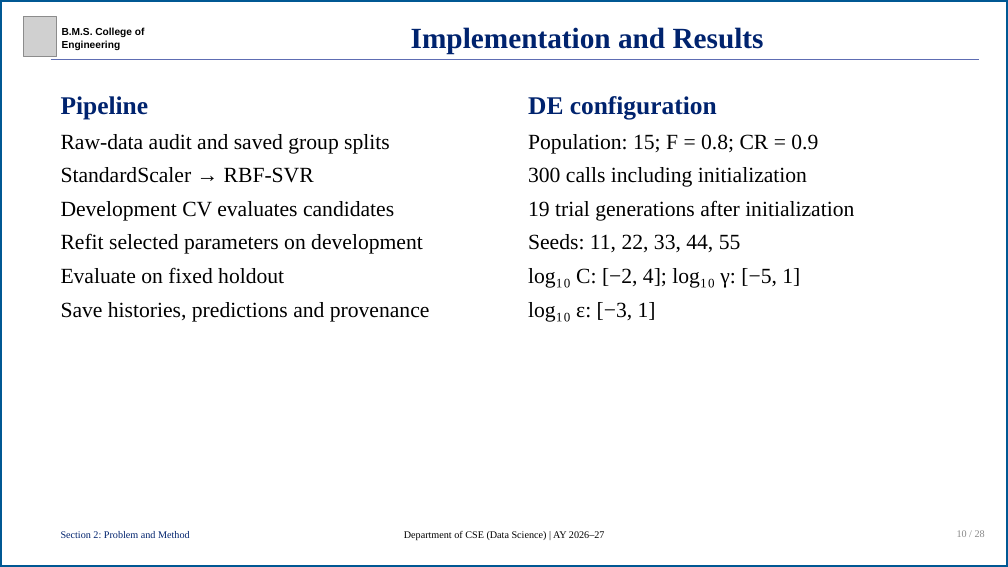
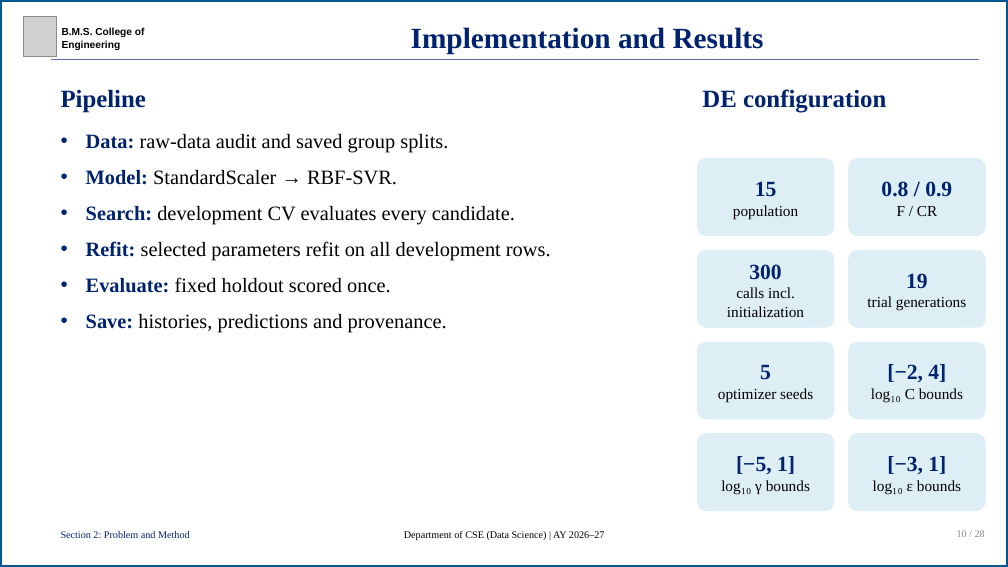
Before and after one commit to R-V-Abhishek/concrete-strength-de-svr, a slide deck: slide 10 of presentation/concrete-strength-de-svr-presentation.pptx. Drawn at 1008x567 pixels with LibreOffice and Linux fonts; fonts in the diff are those of the drawing; grey boxes stand for pictures. Boxes give left, top, right and bottom in pixels: in the first picture for what was removed or moved away, otherwise in the second. Text is boxed around its words. In the diff, an @@ line names an element or a change of style, - is before the commit and + after.

```diff
--- a/presentation/concrete-strength-de-svr-presentation.pptx
+++ b/presentation/concrete-strength-de-svr-presentation.pptx
@@ text added at bbox=[61, 89, 146, 112], 39 pt, text #00236E, bold @@
+Pipeline
@@ text "DE configuration": place and size @@
-text "DE configuration" at bbox=[528, 96, 854, 322]
+text "DE configuration" at bbox=[702, 89, 886, 112]
@@ text "DE configuration" at bbox=[702, 89, 886, 112]: size 40 to 39 pt @@
@@ text at bbox=[86, 134, 551, 333]: text changed; size 34 to 32 pt @@
-Pipeline
-Raw-data audit and saved group splits
-StandardScaler → RBF-SVR
-Development CV evaluates candidates
-Refit selected parameters on development
-Evaluate on fixed holdout
-Save histories, predictions and provenance
+• Data: raw-data audit and saved group splits.
+• Model: StandardScaler → RBF-SVR.
+• Search: development CV evaluates every candidate.
+• Refit: selected parameters refit on all development rows.
+• Evaluate: fixed holdout scored once.
+• Save: histories, predictions and provenance.
@@ text at bbox=[528, 134, 854, 322]: paragraphs removed @@
-Population: 15; F = 0.8; CR = 0.9
-300 calls including initialization
-19 trial generations after initialization
-Seeds: 11, 22, 33, 44, 55
-log₁₀ C: [−2, 4]; log₁₀ γ: [−5, 1]
-log₁₀ ε: [−3, 1]
@@ rounded rectangle added at bbox=[697, 158, 834, 236], fill #DDEEF5, 24 pt, text #000000 @@
+15
+population
@@ rounded rectangle added at bbox=[848, 158, 986, 236], fill #DDEEF5, 34 pt, text #00236E, bold @@
+0.8 / 0.9
+F / CR
@@ rounded rectangle added at bbox=[697, 250, 834, 328], fill #DDEEF5, 24 pt, text #000000 @@
+300
+calls incl. initialization
@@ rounded rectangle added at bbox=[848, 250, 986, 328], fill #DDEEF5, 24 pt, text #000000 @@
+19
+trial generations
@@ rounded rectangle added at bbox=[697, 342, 834, 419], fill #DDEEF5, 24 pt, text #000000 @@
+5
+optimizer seeds
@@ rounded rectangle added at bbox=[848, 342, 986, 419], fill #DDEEF5, 24 pt, text #000000 @@
+[−2, 4]
+log₁₀ C bounds
@@ rounded rectangle added at bbox=[697, 433, 834, 511], fill #DDEEF5, 24 pt, text #000000 @@
+[−5, 1]
+log₁₀ γ bounds
@@ rounded rectangle added at bbox=[848, 433, 986, 511], fill #DDEEF5, 24 pt, text #000000 @@
+[−3, 1]
+log₁₀ ε bounds
```
Also in this commit, not shown: 16 other slides changed, 7 other files.
